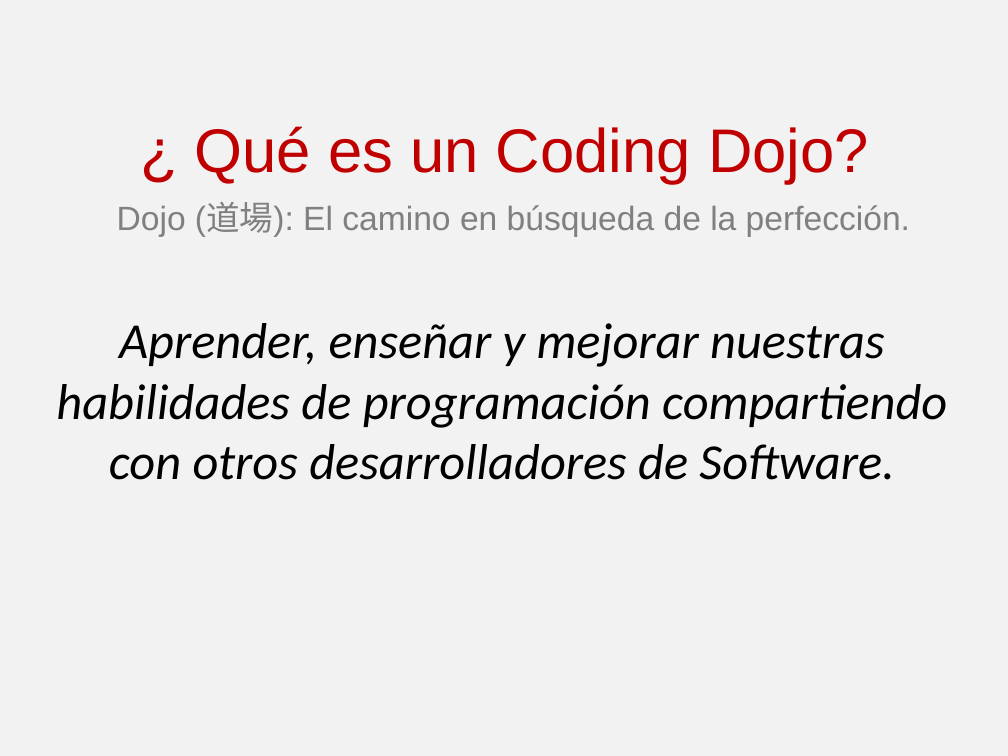
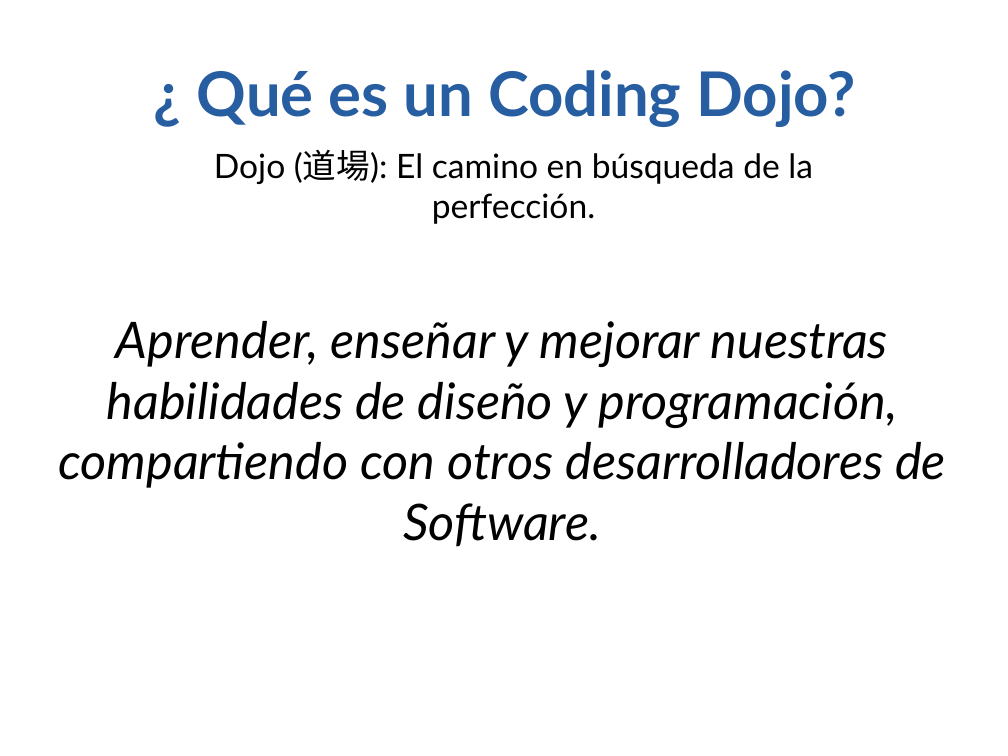
Before and after one commit to angelnunezsalazar/Coding-Dojo, a slide deck: slide 2 of Randori/Coding Dojo.pptx. Drawn at 1008x756 pixels with LibreOffice and Linux fonts; fonts in the diff are those of the drawing. Boxes give left, top, right and bottom in pixels: in the first picture for what was removed or moved away, otherwise in the second. Text is boxed around its words. In the diff, an @@ line names an element or a change of style, - is before the commit and + after.

```diff
--- a/Randori/Coding Dojo.pptx
+++ b/Randori/Coding Dojo.pptx
@@ background #F2F2F2 to #FFFFFF @@
@@ text "¿ Qué es un Coding ...": place and size @@
-text "¿ Qué es un Coding ..." at [195, 126, 869, 184]
+text "¿ Qué es un Coding ..." at [197, 70, 855, 127]
@@ text "¿ Qué es un Coding ..." at [197, 70, 855, 127]: font Arial to Lato, text colour #C00000 to #275EA1, bold on @@
@@ text "Dojo (道場): El camino en ...": place and size @@
-text "Dojo (道場): El camino en ..." at [117, 203, 910, 237]
+text "Dojo (道場): El camino en ..." at [214, 149, 813, 184]
@@ text "Dojo (道場): El camino en ..." at [214, 149, 813, 184]: font Arial to Lato, text colour #808080 to #000000 @@
@@ text at [58, 321, 946, 547]: text changed; font Calibri to Lato @@
-Aprender, enseñar y mejorar nuestras habilidades de programación compartiendo con otros desarrolladores de Software.
+Aprender, enseñar y mejorar nuestras habilidades de diseño y programación, compartiendo con otros desarrolladores de Software.
```
Also in this commit, not shown: 9 other slides changed, 1 slide added, 2 slides removed, 1 other file.
